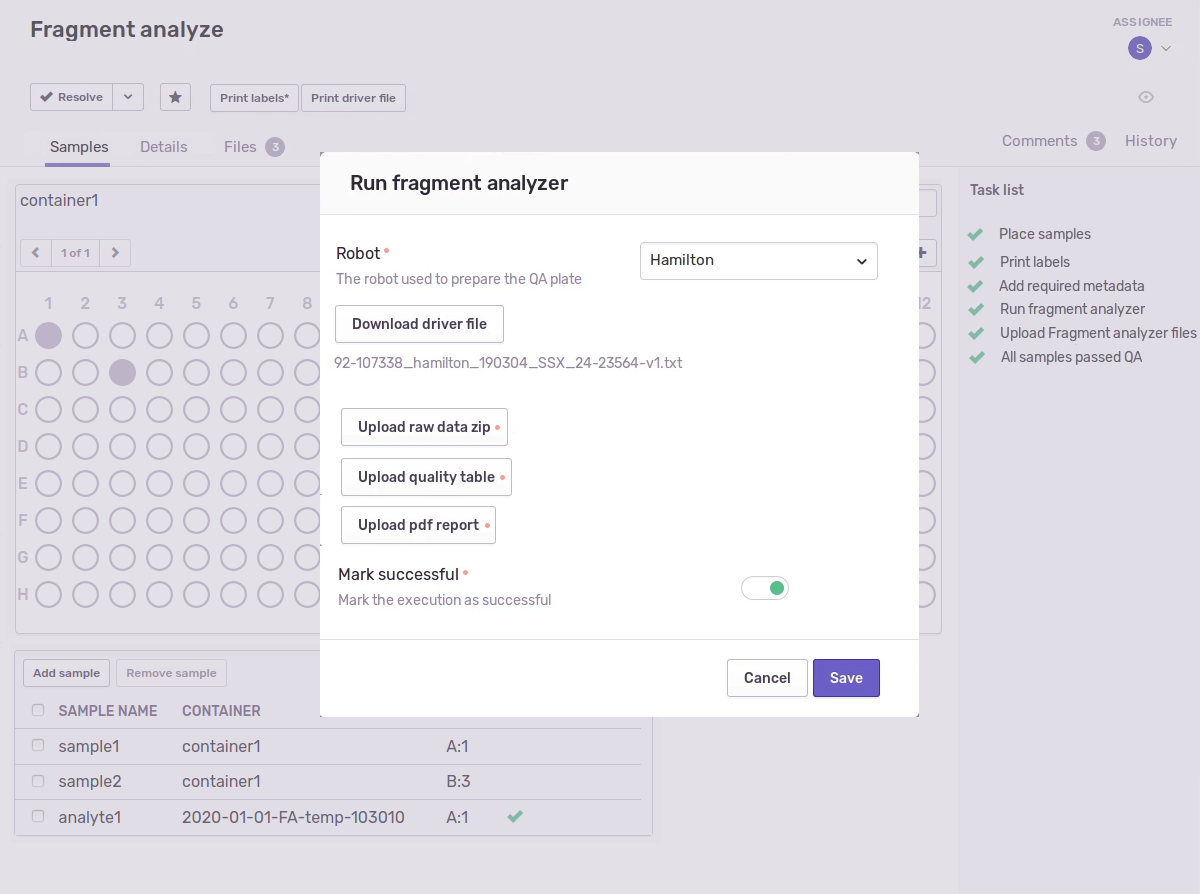
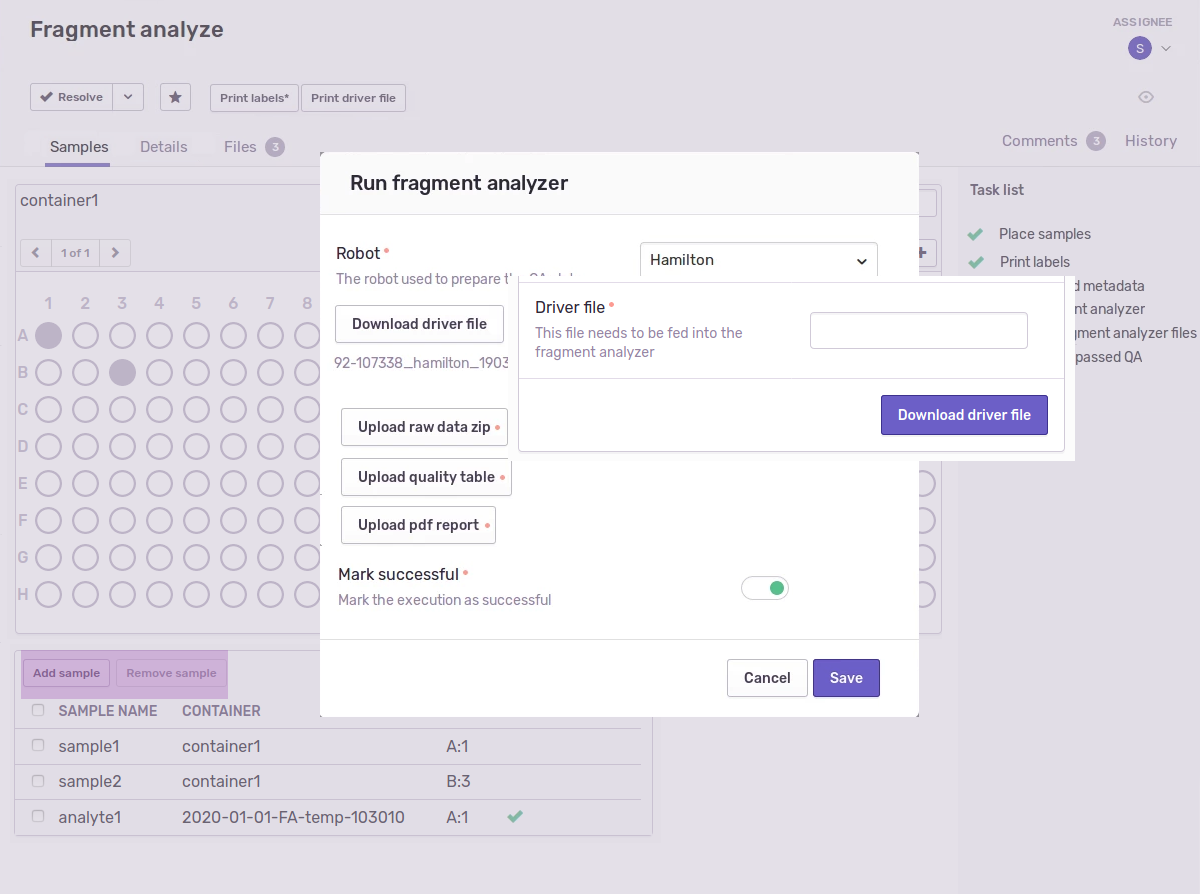
Layer changes from the first 1200×894 image to the second:
added layer "driver-file" above "popup-fragment-analyze" over (508, 276, 1075, 461)
added group "fa-commentary" with 7 layers in group "popup-fragment-analyze" over (508, 276, 1056, 461)
added layer "samples-tab-version2" in group "samples-tab" over (21, 650, 228, 699)
added group "output-container" with 1 layers in group "samples-tab" over (508, 322, 519, 349)
renamed "samples-has-output" to "a-1-selected", moved it into group "output-container" over (508, 322, 519, 349)
added group "commentary" with 2 layers in group "samples-tab" over (508, 276, 802, 294)
added group "samples-list" with 6 layers in group "samples-tab" over (21, 650, 228, 699)
moved "samples-list-with-analyte" into group "samples-list" over (21, 650, 228, 699)
